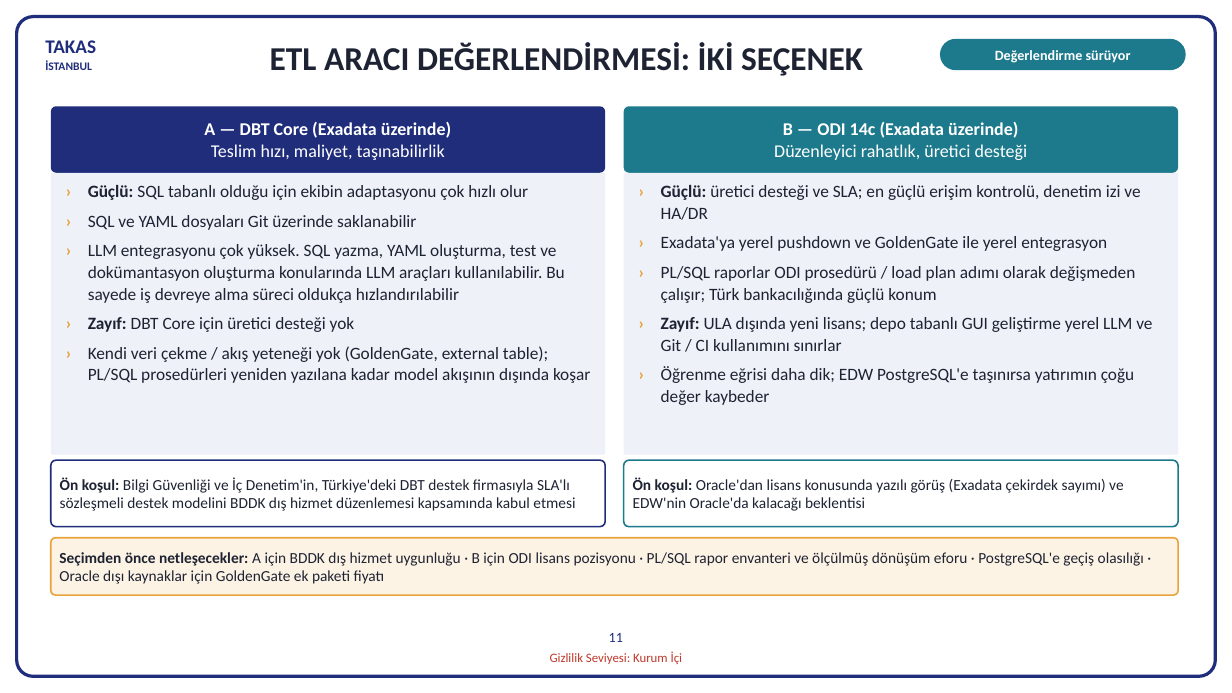
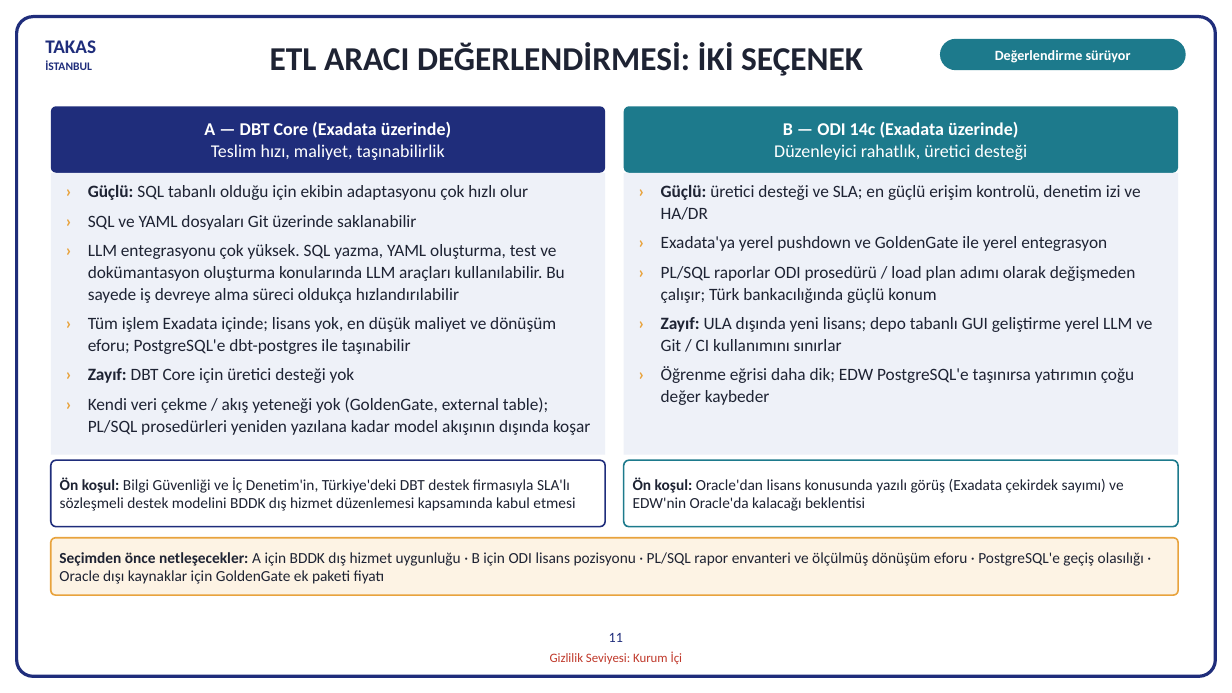
Before and after one commit to hanifidemirel0/Cursor-Projects, a slide deck: slide 11 of outputs/dwh-sunum-kasim-2026/5 - DWHSunum_Kasim2026.pptx. Drawn at 1232x693 pixels with LibreOffice and Linux fonts; fonts in the diff are those of the drawing. Boxes give left, top, right and bottom in pixels: in the first picture for what was removed or moved away, otherwise in the second. Text is boxed around its words. In the diff, an @@ line names an element or a change of style, - is before the commit and + after.

```diff
--- a/outputs/dwh-sunum-kasim-2026/5 - DWHSunum_Kasim2026.pptx
+++ b/outputs/dwh-sunum-kasim-2026/5 - DWHSunum_Kasim2026.pptx
@@ text at box(88, 317, 556, 354): paragraph added @@
+› Tüm işlem Exadata içinde; lisans yok, en düşük maliyet ve dönüşüm eforu; PostgreSQL'e dbt-postgres ile taşınabilir
```
Also in this commit, not shown: 2 other files.
